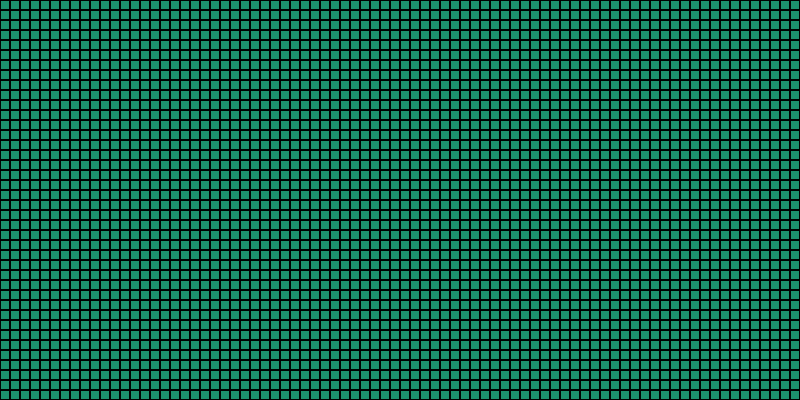
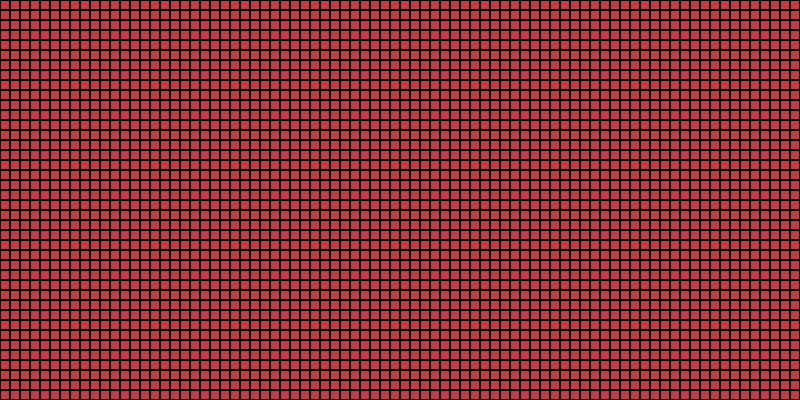
The second 800×400 image is a revision of the first. Changes to its layers:
painted on "Background" over (1, 1, 799, 399)
